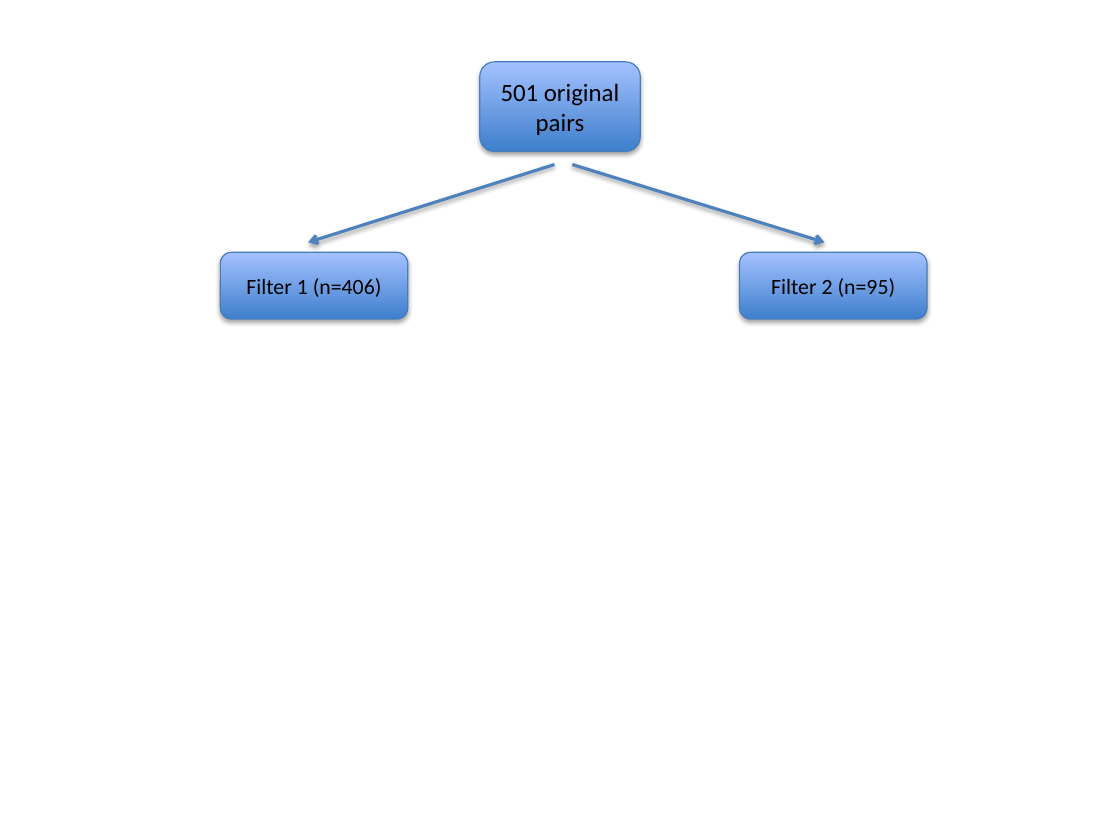
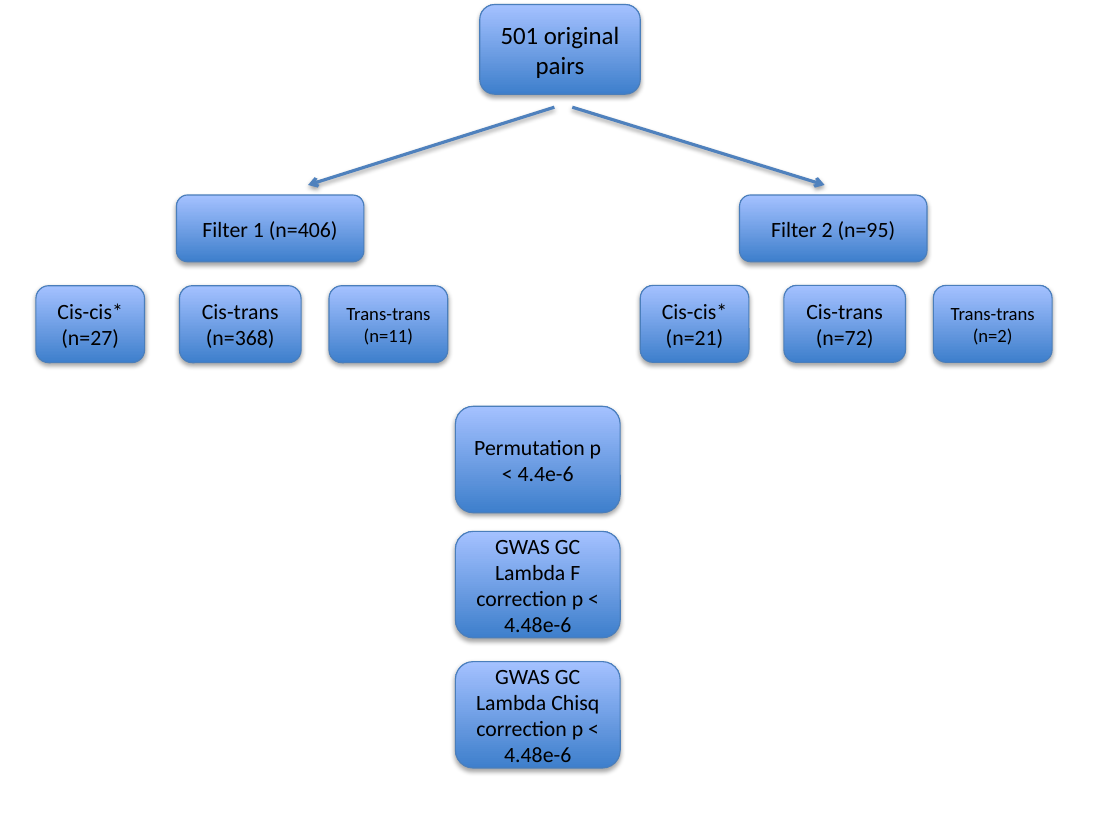
Before and after one commit to explodecomputer/eQTL-2D, a slide deck: slide 1 of investigation/docs/tree_of_life.pptx. Drawn at 1120x840 pixels with LibreOffice and Linux fonts; fonts in the diff are those of the drawing. Boxes give left, top, right and bottom in pixels: in the first picture for what was removed or moved away, otherwise in the second. Text is boxed around its words. In the diff, an @@ line names an element or a change of style, - is before the commit and + after.

Commit message:
tree of life power point fig added

```diff
--- a/investigation/docs/tree_of_life.pptx
+++ b/investigation/docs/tree_of_life.pptx
@@ rounded rectangle "501 original pairs": place and size @@
-rounded rectangle "501 original pairs" at [479,62,640,151]
+rounded rectangle "501 original pairs" at [479,4,640,94]
@@ 2 arrows, 1 rounded rectangle: place and size @@
-2 arrows, 1 rounded rectangle at [308,165,926,319]
+2 arrows, 1 rounded rectangle at [308,108,926,262]
@@ rounded rectangle "Filter 1 (n=406)": place and size @@
-rounded rectangle "Filter 1 (n=406)" at [221,252,408,319]
+rounded rectangle "Filter 1 (n=406)" at [177,195,364,262]
@@ rounded rectangle added at [36,286,144,363], fill gradient #3F80CE to #A4C4FF, outline #4B7EBC 0.75 pt, 14 pt, text #000000 @@
+Cis-cis* (n=27)
@@ rounded rectangle added at [179,286,301,363], fill gradient #3F80CE to #A4C4FF, outline #4B7EBC 0.75 pt, 14 pt, text #000000 @@
+Cis-trans (n=368)
@@ rounded rectangle added at [329,286,448,363], fill gradient #3F80CE to #A4C4FF, outline #4B7EBC 0.75 pt, 12 pt, text #000000 @@
+Trans-trans (n=11)
@@ rounded rectangle added at [641,286,749,363], fill gradient #3F80CE to #A4C4FF, outline #4B7EBC 0.75 pt, 14 pt, text #000000 @@
+Cis-cis* (n=21)
@@ rounded rectangle added at [784,286,906,363], fill gradient #3F80CE to #A4C4FF, outline #4B7EBC 0.75 pt, 14 pt, text #000000 @@
+Cis-trans (n=72)
@@ rounded rectangle added at [933,286,1052,363], fill gradient #3F80CE to #A4C4FF, outline #4B7EBC 0.75 pt, 12 pt, text #000000 @@
+Trans-trans (n=2)
@@ rounded rectangle added at [456,407,620,513], fill gradient #3F80CE to #A4C4FF, outline #4B7EBC 0.75 pt, 14 pt, text #000000 @@
+Permutation p < 4.4e-6
@@ rounded rectangle added at [456,531,620,637], fill gradient #3F80CE to #A4C4FF, outline #4B7EBC 0.75 pt, 14 pt, text #000000 @@
+GWAS GC Lambda F correction p < 4.48e-6
@@ rounded rectangle added at [456,662,620,768], fill gradient #3F80CE to #A4C4FF, outline #4B7EBC 0.75 pt, 14 pt, text #000000 @@
+GWAS GC Lambda Chisq correction p < 4.48e-6
```
